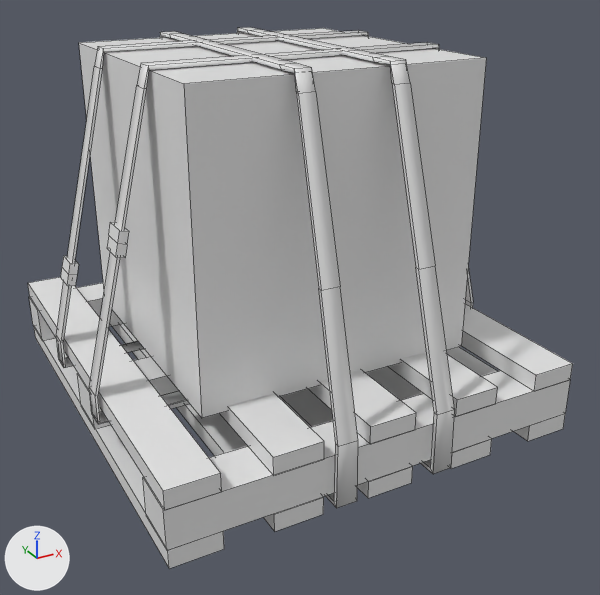
The FBX model Random Airdrops/Contents/mods/randomairdrops/media/models_X/vehicles/Vehicle_SurvivorSupplyDrop.fbx as it was, and as the next commit left it.
The view is the same before and after, from a camera (50 mm lens) standing at (-0.868, -1.731, 0.965) and looking at (0.033, -0.092, 0.146). Lighting does not change. The marker at lower left points along +X, +Y and +Z. Mesh edges are drawn as thin lines.

Objects in the first picture: 'Cube.019_Cube.023'.
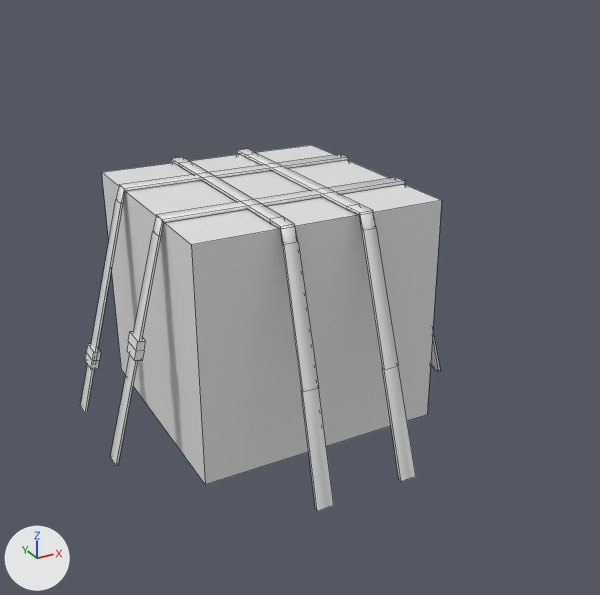
The change in detail:
me_cube_019_cube_023 is used by ob_cube_019_cube_023; location (-0.204, -0.023, 0.0); rotation (1.658, 0.0, 0.0), in degrees (95, 0, 0).
me_cube_019_cube_023 had 336 vertices, 300 faces and spanned x -0.306..0.718, y -0.169..0.763, z -0.59..0.552.
me_cube_019_cube_023 now has 184 vertices, 158 faces and spans x -0.305..0.717, y -0.005..0.763, z -0.59..0.536.
me_cube_019_cube_023 part 1: 13 loose pieces with 104 vertices, spanning x -0.292..0.704, y -0.169..0.102, z -0.576..0.533, are deleted.
Part 2, on me_cube_019_cube_023:
48 vertices are removed from x -0.306..0.718, y -0.148..0.014, z -0.573..0.552.
64 faces are deleted.
Object 'Cube.019_Cube.023' (ob_cube_019_cube_023) moves from (-0.204, -0.023, 0.0) to (-0.204, -0.023, -0.187).
Object 'Cube.019_Cube.023' (ob_cube_019_cube_023) is rescaled from (1.0, 1.0, 1.0) to (0.893, 0.828, 0.878).

Where the change shows, as pixel boxes (x1, y1, x2, y2) in the pictures (600 x 595 px):
'Cube.019_Cube.023', reshaped, moved, rescaled (34% narrower, 32% shorter)
    before: (28, 27, 573, 569)
    after: (80, 145, 442, 511)
part 1 of me_cube_019_cube_023, deleted
    before: (28, 277, 573, 569)
part 2 of me_cube_019_cube_023, deleted
    before: (56, 299, 473, 508)
